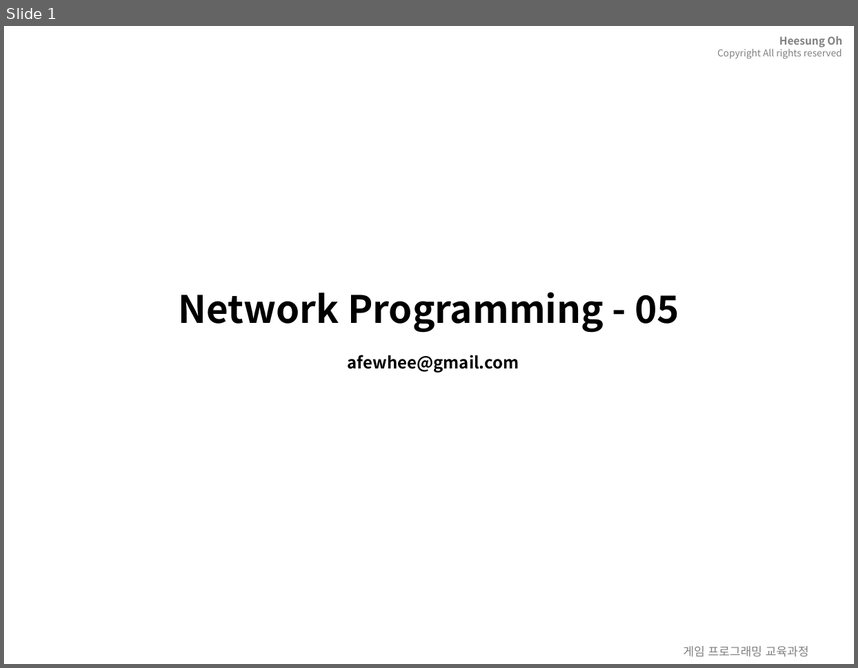
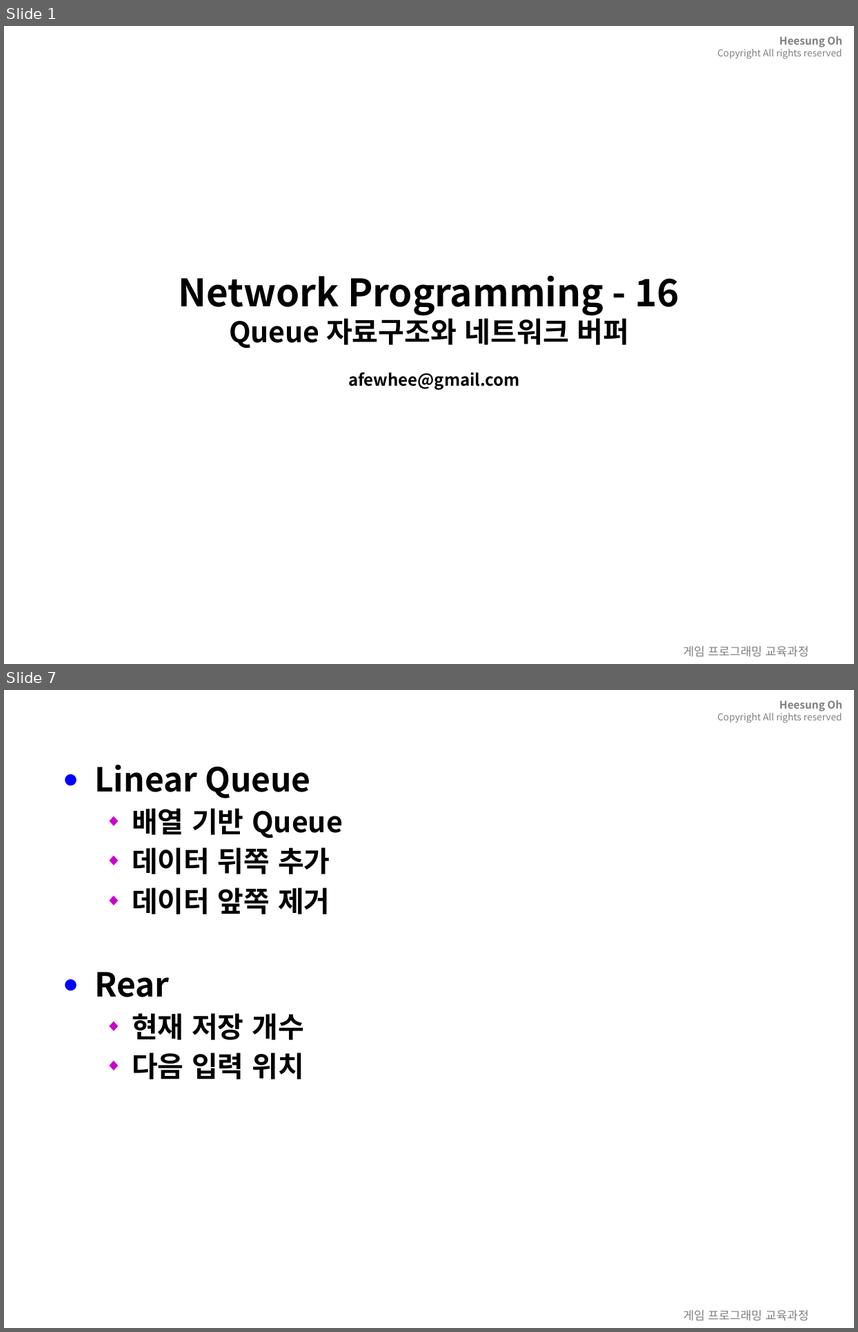
Before and after one commit to 3dapi/dv05_netlib, a slide deck: ppt/_network_16.pptx. Shown one above the other, each under a label of ours: slide 1 before the commit, slides 1 and 7 after it; the slides between them are not shown. The pictures are 858x668 and 858x1332 pixels, drawn with LibreOffice and Linux fonts; fonts in the diff are those of the drawing; background and template pictures are left out. Boxes give left, top, right and bottom in pixels: in the first picture for what was removed or moved away, otherwise in the second. Text is boxed around its words. In the diff, an @@ line names an element or a change of style, - is before the commit and + after.

```diff
--- a/ppt/_network_16.pptx
+++ b/ppt/_network_16.pptx
@@ slide 7 added at (4,690,854,1328), background picture (left out); not listed: 1 template element that a slide beside it also shows @@
@@ title added at (94,765,310,798), 28 pt, text #FFFFFF, bold @@
+16.2.1 Linear Queue
@@ text added at (94,808,343,1079), 24 pt, text #000000, bold @@
+● Linear Queue
+  ◆ 배열 기반 Queue
+  ◆ 데이터 뒤쪽 추가
+  ◆ 데이터 앞쪽 제거
+● Rear
+  ◆ 현재 저장 개수
+  ◆ 다음 입력 위치
@@ text added at (683,1310,809,1321), 10 pt, text #808080 @@
+게임 프로그래밍 교육과정
@@ slide 1 changed as well @@
@@ title at (178,275,680,390): text changed @@
-Network Programming - 05
-afewhee@gmail.com
+Network Programming - 16
+Queue 자료구조와 네트워크 버퍼
+afewhee@gmail.com
```
Also in this commit, not shown: 3 other slides changed, 51 other slides added, 54 other files.
